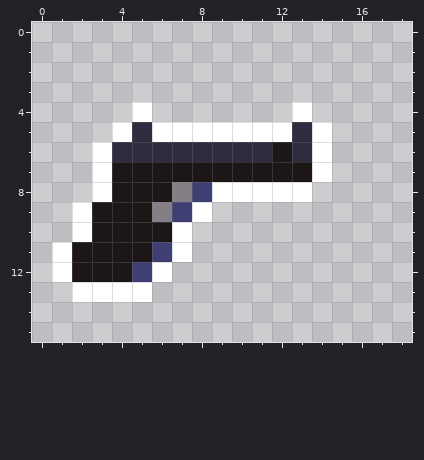
Pixel-art sprite -- DemoGame/Assets/Weapons/slowgun.png. Above: the version before the commit.
The file is 19x16 pixels.
The same view after the edit:
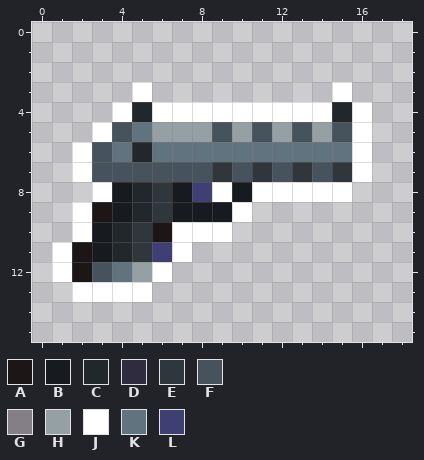
Palette (. is transparent): A #1d1617  B #171a1e  C #22272c  D #2f2c3f  E #2f373d  F #47535c  G #847e87  H #94a0a3  J #ffffff  K #627380  L #3f3f74
Edits made:
@@ x 0..18 @@
  2 ...................
- 3 ...................
- 4 .....J.......J.....
- 5 ....JDJJJJJJJDJ....
- 6 ...JDDDDDDDDADJ....
- 7 ...JAAAAAAAAAAJ....
- 8 ...JAAAGLJJJJJ.....
- 9 ..JAAAGLJ..........
-10 ..JAAAAJ...........
-11 .JAAAALJ...........
-12 .JAAALJ............
+ 3 .....J.........J...
+ 4 ....JCJJJJJJJJJCJ..
+ 5 ...JFKHHHFHFHFHFJ..
+ 6 ..JFKCKKKKKKKKKKJ..
+ 7 ..JFFFFFFEFEFEFEJ..
+ 8 ...JBCEBLJBJJJJJ...
+ 9 ..JABCEBBBJ........
+10 ..JBCEAJJJ.........
+11 .JABCELJ...........
+12 .JAFKHJ............
 13 ..JJJJ.............
Changed places in both pictures, as pixel boxes (x1, y1, x2, y2):
changed: (72, 82, 372, 282)
